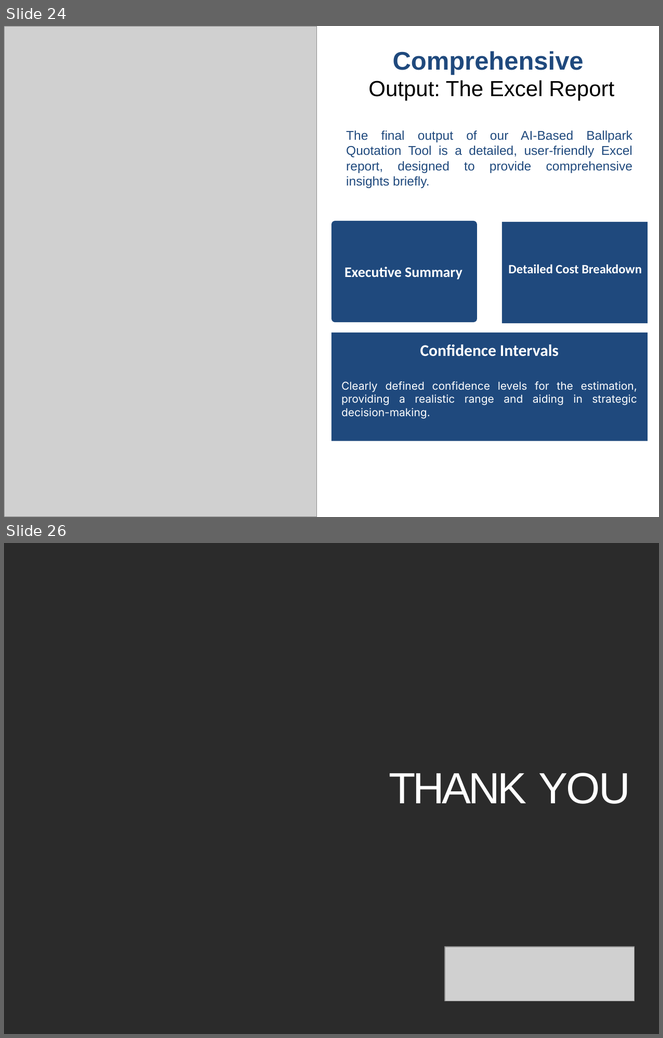
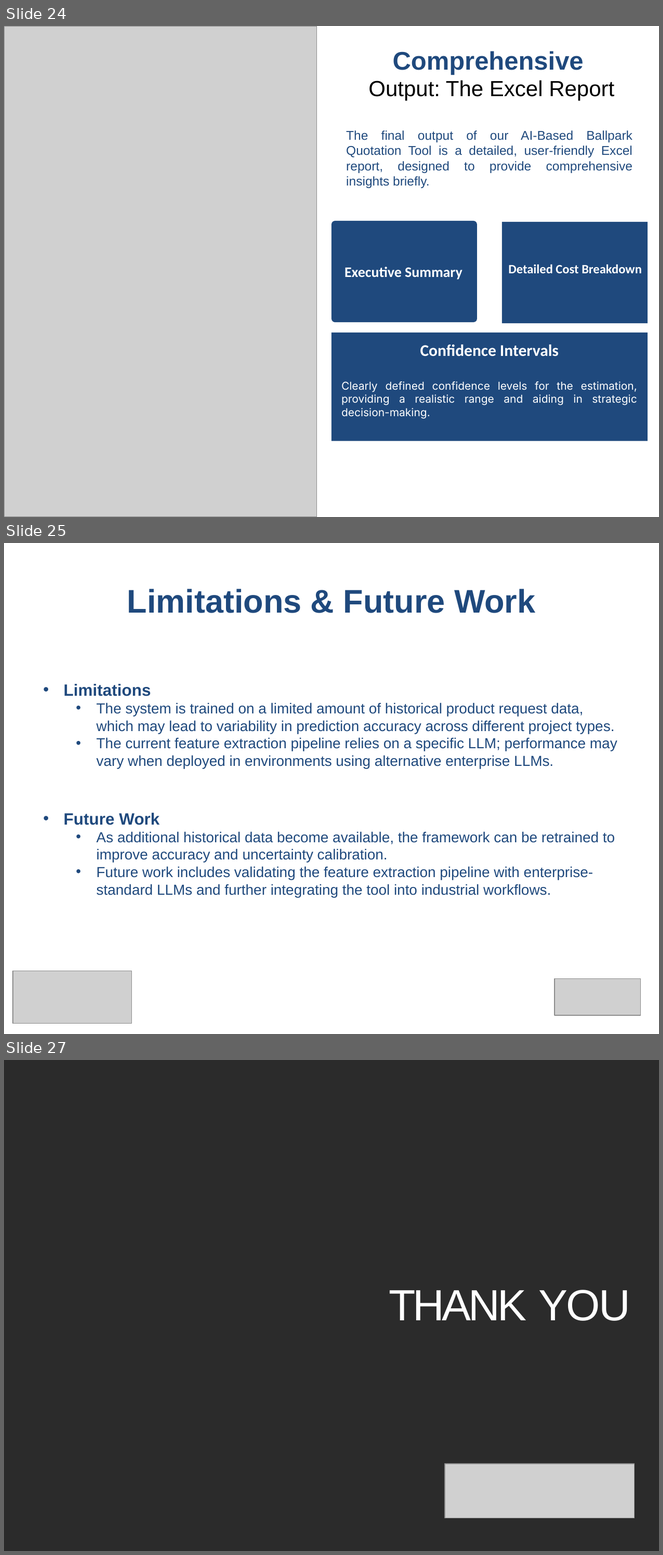
Before and after one commit to adsp-polito/2025-P2-Ball-Park-Quotation, a slide deck: Checkpoints/Ballpark_Quotation_Final.pptx. Shown one above the other, each under a label of ours: slides 24 and 26 before the commit, slides 24, 25 and 27 after it; the slides between them are not shown. The pictures are 663x1038 and 663x1555 pixels, drawn with LibreOffice and Linux fonts; fonts in the diff are those of the drawing; grey boxes stand for pictures; background and template pictures are left out; a plain dark background stands for a picture behind light text. Boxes give left, top, right and bottom in pixels: in the first picture for what was removed or moved away, otherwise in the second. Text is boxed around its words. In the diff, an @@ line names an element or a change of style, - is before the commit and + after.

```diff
--- a/Checkpoints/Ballpark_Quotation_Final.pptx
+++ b/Checkpoints/Ballpark_Quotation_Final.pptx
@@ slide 25 added at [4,543,659,1034], background #FFFFFF @@
@@ title added at [127,589,535,613], 36 pt, text #1F497D, bold @@
+Limitations & Future Work
@@ text added at [64,684,618,898], 16 pt, text #1F497D @@
+• Limitations
+  • The system is trained on a limited amount of historical product request data, which may lead to variability in prediction accuracy across different project types.
+  • The current feature extraction pipeline relies on a specific LLM; performance may vary when deployed in environments using alternative enterprise LLMs.
+• Future Work
+  • As additional historical data become available, the framework can be retrained to improve accuracy and uncertainty calibration.
+  • Future work includes validating the feature extraction pipeline with enterprise-standard LLMs and further integrating the tool into industrial workflows.
@@ picture added at [12,971,132,1023] @@
@@ picture added at [555,979,641,1016] @@
@@ what was slide 26 is now slide 27 @@
```
Also in this commit, not shown: 2 slides changed, 1 other file.
